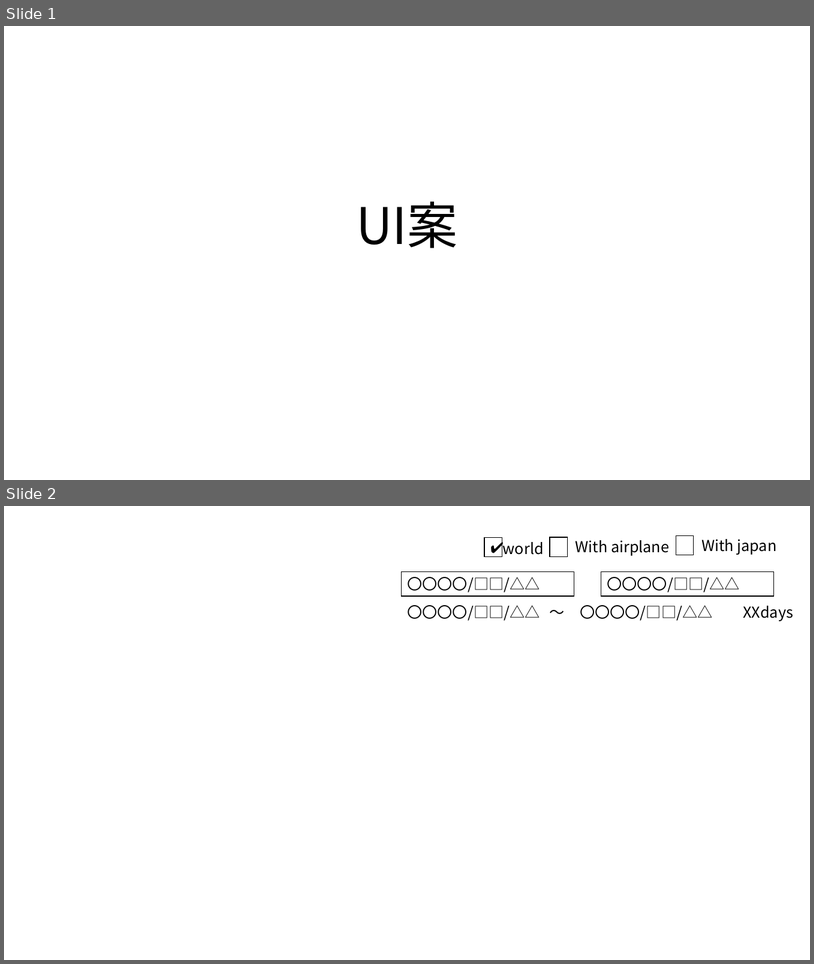
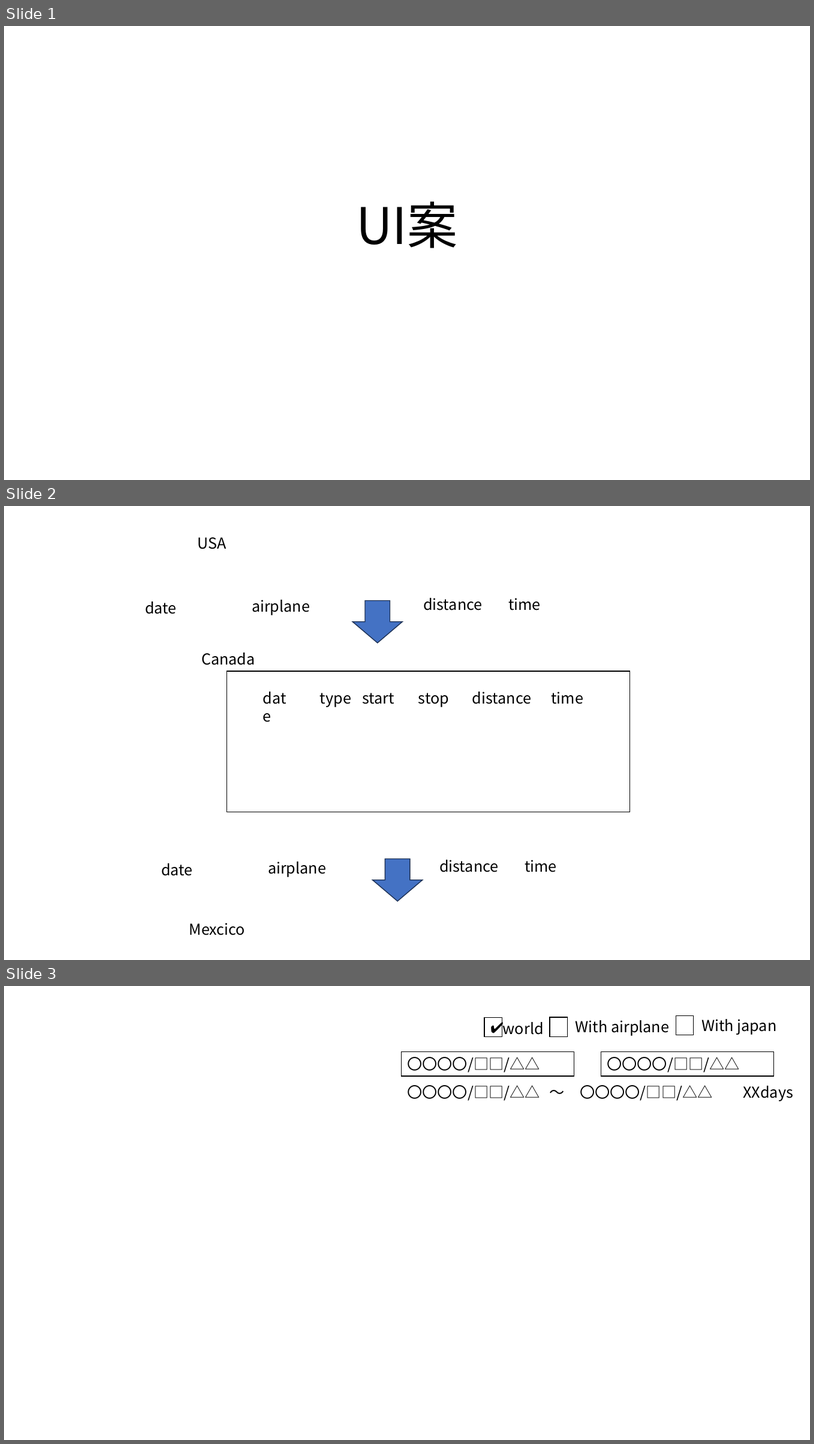
Before and after one commit to yomai-hiyashidewa/WorldTravelingLogger, a slide deck: models/UI.pptx. Shown one above the other, each under a label of ours: slides 1 and 2 before the commit, slides 1, 2 and 3 after it. The pictures are 814x964 and 814x1444 pixels, drawn with LibreOffice and Linux fonts; fonts in the diff are those of the drawing. Boxes give left, top, right and bottom in pixels: in the first picture for what was removed or moved away, otherwise in the second. Text is boxed around its words. In the diff, an @@ line names an element or a change of style, - is before the commit and + after.

```diff
--- a/models/UI.pptx
+++ b/models/UI.pptx
@@ slide 2 added at <box>4,506,810,960</box>, background #FFFFFF @@
@@ text added at <box>198,537,227,549</box>, 18 pt, text #000000 @@
+USA
@@ text added at <box>252,600,310,615</box>, 18 pt, text #000000 @@
+airplane
@@ right arrow added at <box>353,600,402,643</box>, fill #4472C4, outline #1E3256 1 pt @@
@@ text added at <box>423,598,482,610</box>, 18 pt, text #000000 @@
+distance
@@ text added at <box>509,598,541,610</box>, 18 pt, text #000000 @@
+time
@@ rectangle added at <box>227,671,631,812</box>, fill #FFFFFF, outline #000000 1 pt @@
@@ group added at <box>145,601,584,707</box>: 7 texts @@
+Canada
+date
+type
+start
+stop
+distance
+time
@@ text added at <box>155,857,232,881</box>, 18 pt, text #000000 @@
+date
@@ text added at <box>161,863,192,876</box>, 18 pt, text #000000 @@
+date
@@ text added at <box>268,861,326,877</box>, 18 pt, text #000000 @@
+airplane
@@ right arrow added at <box>373,859,423,901</box>, fill #4472C4, outline #1E3256 1 pt @@
@@ text added at <box>440,859,498,872</box>, 18 pt, text #000000 @@
+distance
@@ text added at <box>525,859,557,872</box>, 18 pt, text #000000 @@
+time
@@ text added at <box>189,922,246,935</box>, 18 pt, text #000000 @@
+Mexcico
@@ what was slide 2 is now slide 3 @@
```
Also in this commit, not shown: 6 other files.
